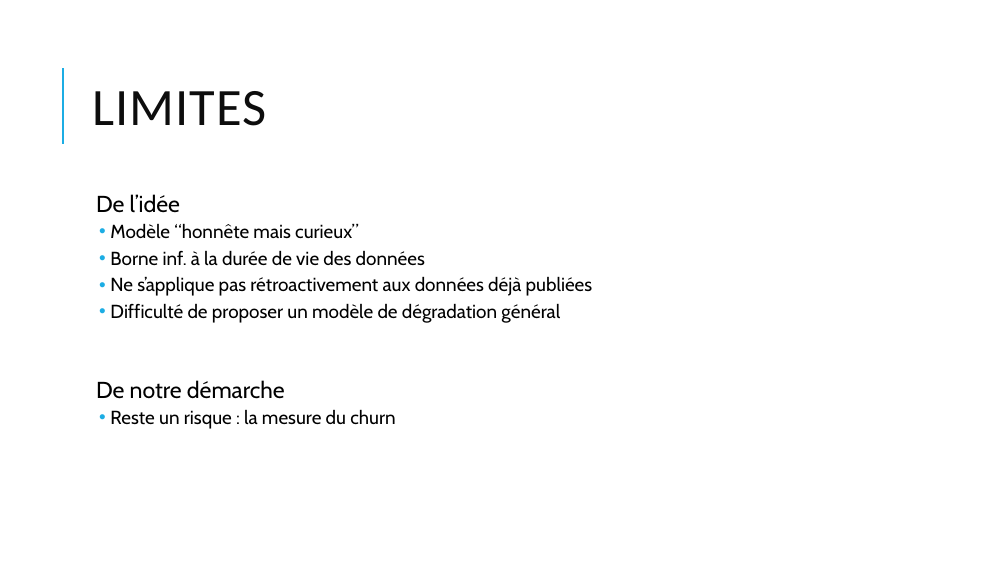
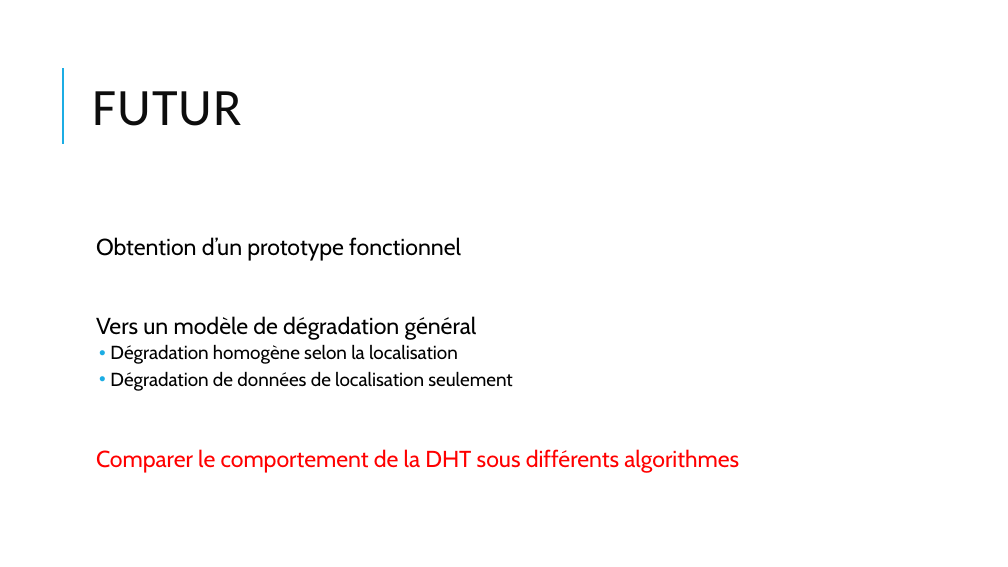
Before and after one commit to ioniATX/DHT_oblivion, a slide deck: slide 16 of presentation_mi_projet.pptx (slide 15 before the commit). Drawn at 1008x567 pixels with LibreOffice and Linux fonts; fonts in the diff are those of the drawing. Boxes give left, top, right and bottom in pixels: in the first picture for what was removed or moved away, otherwise in the second. Text is boxed around its words. In the diff, an @@ line names an element or a change of style, - is before the commit and + after.

```diff
--- a/presentation_mi_projet.pptx
+++ b/presentation_mi_projet.pptx
@@ title at [92,91,242,126]: text changed @@
-LIMITES
+FUTUR
@@ text at [96,237,739,473]: text changed; size 18 to 22 pt @@
-  De l’idée
-  • Modèle “honnête mais curieux”
-  • Borne inf. à la durée de vie des données
-  • Ne s’applique pas rétroactivement aux données déjà publiées
-  • Difficulté de proposer un modèle de dégradation général
-  De notre démarche
-  • Reste un risque : la mesure du churn
+  Obtention d’un prototype fonctionnel
+  Vers un modèle de dégradation général
+  • Dégradation homogène selon la localisation
+  • Dégradation de données de localisation seulement
+  Comparer le comportement de la DHT sous différents algorithmes
```
Also in this commit, not shown: 6 other slides changed, 1 slide added, 21 other files.
